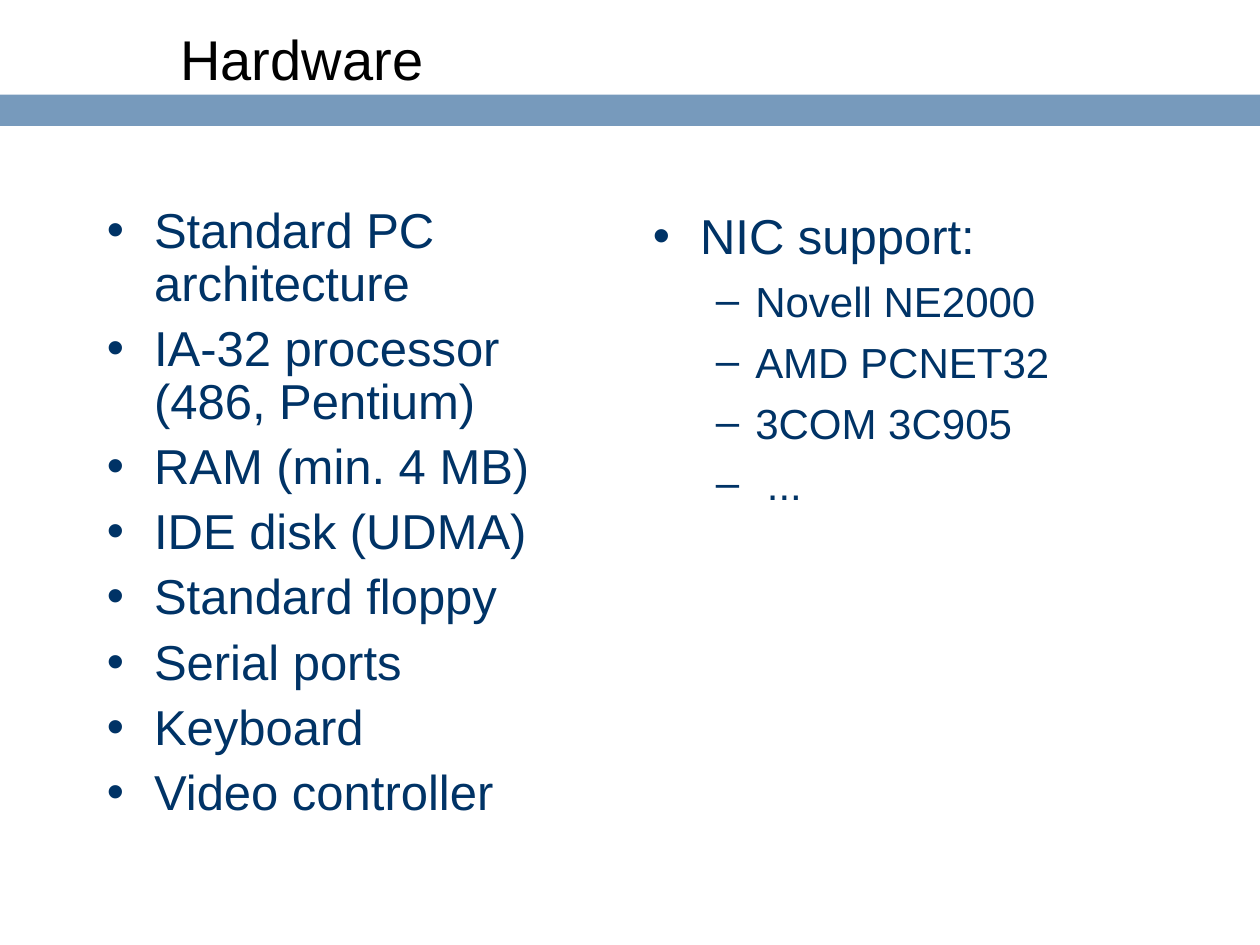
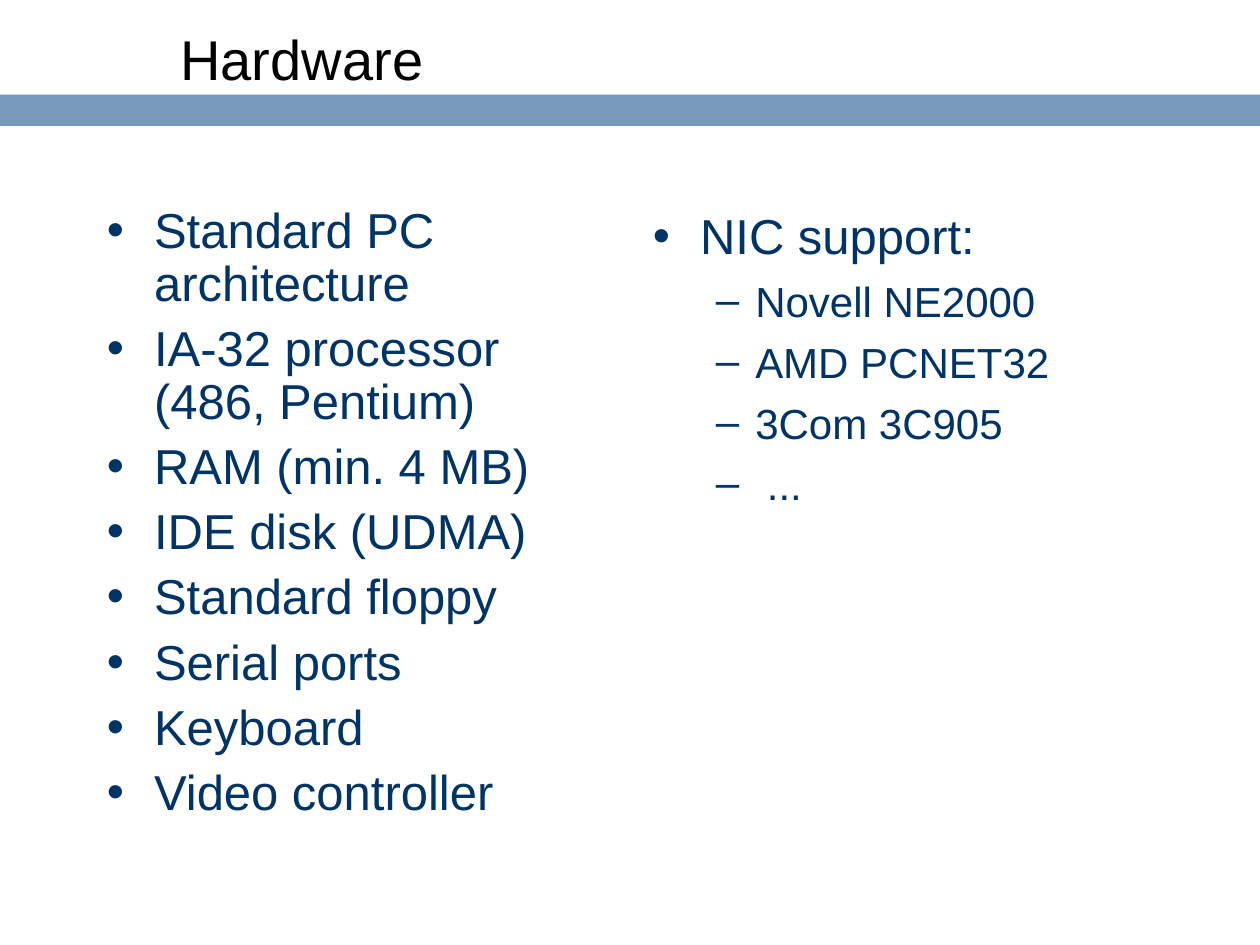
Before and after one commit to ringgaard/sanos, a slide deck: slide 4 of doc/sanostech.ppt. Drawn at 1260x945 pixels with LibreOffice and Linux fonts; fonts in the diff are those of the drawing; background and template pictures are left out. Boxes give left, top, right and bottom in pixels: in the first picture for what was removed or moved away, otherwise in the second. Text is boxed around its words. In the diff, an @@ line names an element or a change of style, - is before the commit and + after.

```diff
--- a/doc/sanostech.ppt
+++ b/doc/sanostech.ppt
@@ text at <box>755,409,1003,440</box>: text changed @@
-  – 3COM 3C905
+  – 3Com 3C905
```
Also in this commit, not shown: 13 other slides changed, 1 slide added.
